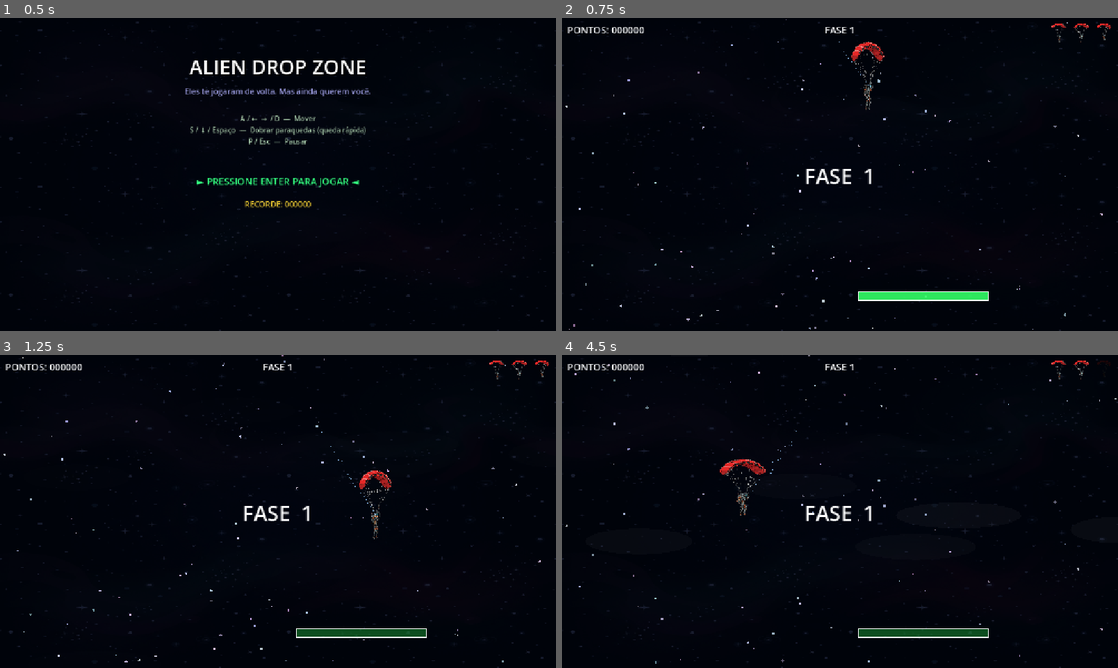
Above: before the commit, frames 1-4 (two rows, left to right).
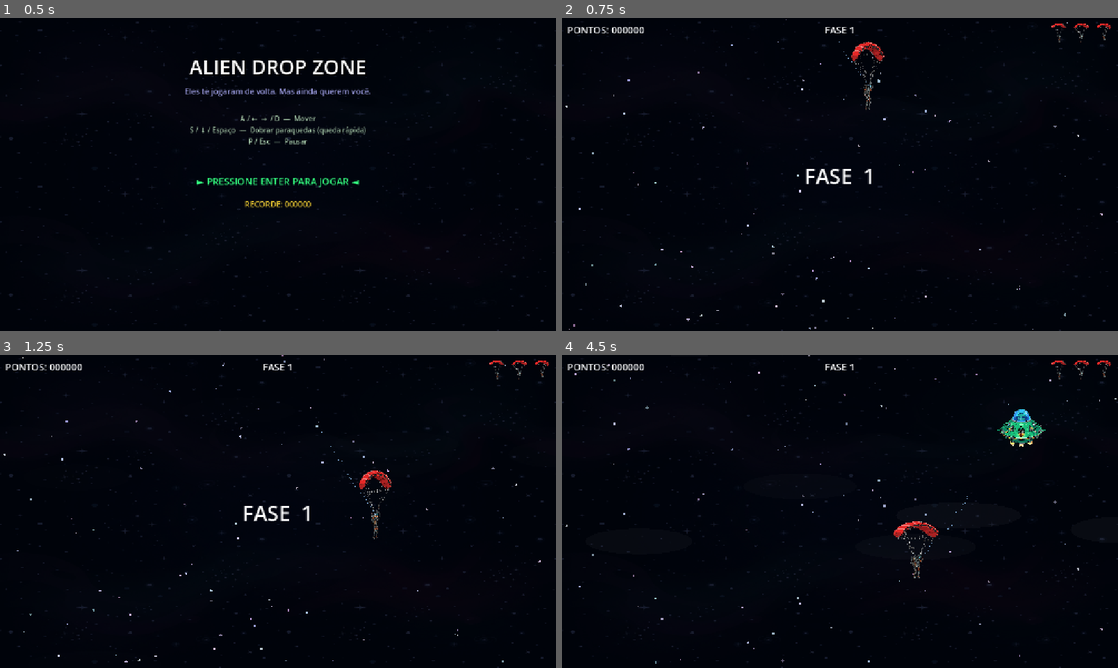
Above: after the commit, the same moments.

Repository: lucascarvalhoUEA/prototipo-jogo-2d-inedito
Game: Godot game, scene res://scenes/menus/TitleScreen.tscn
Two runs of this game, one before a commit and one after it. Both use one fixed random seed, a clock stepped at 60 frames per second and the inputs below. Sound files missing from this copy of the repository are replaced by a short silence.
Inputs:
- Up to frame 1 (0.5 s): no input
- Up to frame 2 (0.75 s): tap Enter (ui_accept) at 0.5 s; hold D (move_right) from 0.53 s (still down); hold S (fold_chute) from 0.53 s (still down)
- Up to frame 3 (1.25 s): keep holding D (move_right); keep holding S (fold_chute); tap Enter (ui_accept) at 0.77 s
- Up to frame 4 (4.5 s): release D (move_right) at 1.28 s; release S (fold_chute) at 1.28 s; hold A (move_left) 1.28-2.03 s; tap Space at 1.35, 2.85, 4.35 s; tap Enter (ui_accept) at 1.52, 3.02, 3.77 s; hold S (fold_chute) 2.03-2.78 s; hold D (move_right) 2.03-3.53 s; hold S (fold_chute) 3.53-4.28 s; hold A (move_left) from 3.53 s (still down)

Frame 1 is identical in both runs. In frame 2, 0.7% of the frame differs, in the area x 53-77%, y 87-91%; in frame 3, 0.7%; in frame 4, 2.2%, in the area x 28-99%, y 1-91%.

Commit message:
looping phases

Diff:
--- a/scripts/Game.gd
+++ b/scripts/Game.gd
@@ -15,6 +15,9 @@
 var _game_running: bool = false
 var _paused: bool = false
 var _handling_phase: bool = false   # guarda para evitar chamadas duplas
+var _landing_zone_active: bool = false   # true quando a plataforma já apareceu e pode ser usada
+var _phase_timer: float = 0.0
+var _survival_duration: float = 0.0
 
 
 func _ready() -> void:
@@ -39,8 +42,18 @@
 	if not _game_running:
 		return
 
+	var screen_h: float = get_viewport_rect().size.y
+
+	if not _landing_zone_active:
+		# Fase de sobrevivência: fundo rolando, paraquedista dá a volta ao sair pela base
+		_phase_timer += delta
+		if player.position.y > screen_h + 80.0:
+			player.position.y = -40.0
+		if _phase_timer >= _survival_duration:
+			_activate_landing_zone()
+		return
+
 	# Detecta paraquedista saindo pela base da tela (falhou no pouso)
-	var screen_h: float = get_viewport_rect().size.y
 	if player.position.y > screen_h + 80.0 and not _handling_phase:
 		_handle_life_lost("PASSOU DIRETO!")
 
@@ -50,9 +63,13 @@
 func _start_phase() -> void:
 	_game_running = true
 	_handling_phase = false
+	_landing_zone_active = false
+	_phase_timer = 0.0
+	_survival_duration = GameManager.get_phase_duration()
 	spawn_manager.call("start")
 	_show_phase_banner("FASE  %d" % GameManager.phase)
 	_update_landing_zone_width()
+	_hide_landing_zone()
 
 
 func _setup_landing_zone() -> void:
@@ -72,6 +89,27 @@
 
 func _update_landing_zone_width() -> void:
 	landing_zone.call("set_width", GameManager.get_landing_zone_width())
+
+
+func _hide_landing_zone() -> void:
+	landing_zone.visible = false
+	var area: Area2D = landing_zone.get_node("Area2D")
+	area.monitoring = false
+
+
+func _activate_landing_zone() -> void:
+	_landing_zone_active = true
+	player.position.y = 20.0   # dá tela cheia para o pouso final, de forma justa
+	_randomize_landing_zone()
+	landing_zone.call("reset")
+	landing_zone.visible = true
+	landing_zone.modulate.a = 0.0
+	var area: Area2D = landing_zone.get_node("Area2D")
+	area.monitoring = true
+	var tween := create_tween()
+	tween.tween_property(landing_zone, "modulate:a", 1.0, 0.5)
+	AudioManager.play_sfx("whoosh")
+	_show_phase_banner("PLATAFORMA DE POUSO!")
 
 
 func _show_phase_banner(text: String) -> void:
--- a/scripts/GameManager.gd
+++ b/scripts/GameManager.gd
@@ -104,6 +104,12 @@
 	return max(base - (phase - 1) * 20.0, 120.0)  # mínimo 120px
 
 
+func get_phase_duration() -> float:
+	# Tempo de "sobrevivência" com fundo rolando antes da plataforma de pouso aparecer
+	var base := 12.0
+	return min(base + (phase - 1) * 4.0, 40.0)  # cresce a cada fase, até 40s
+
+
 # ── Persistência ──────────────────────────────────────────────────────────────
 
 func save_high_score() -> void:
